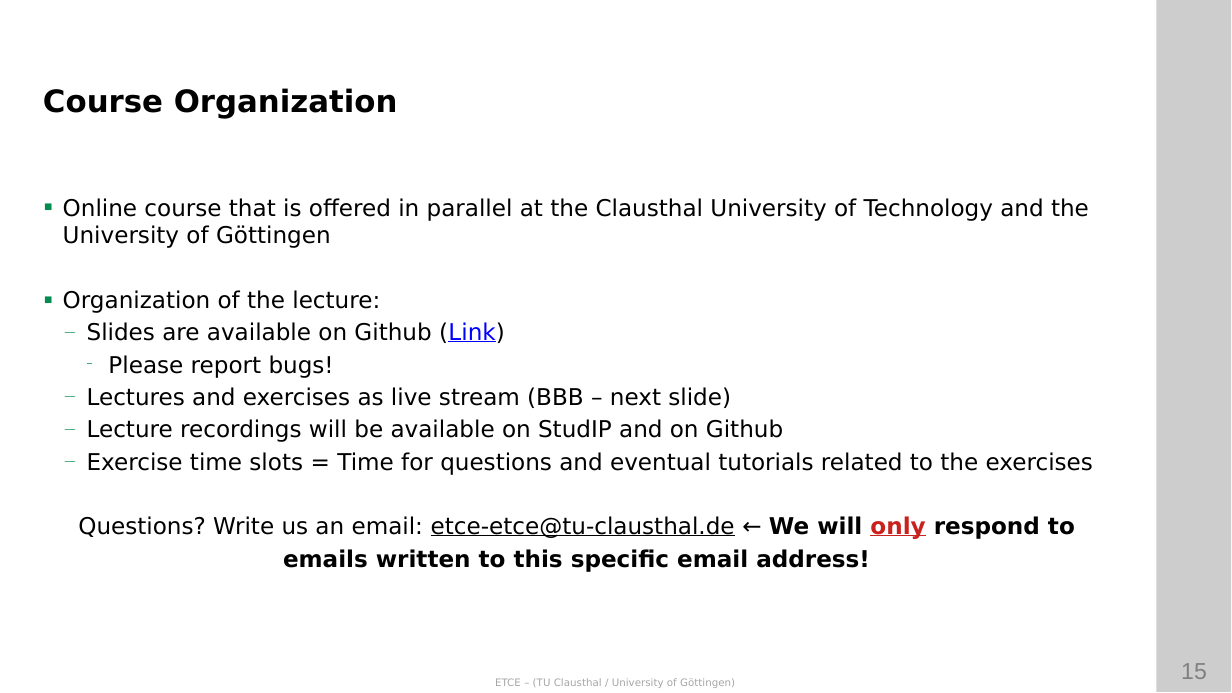
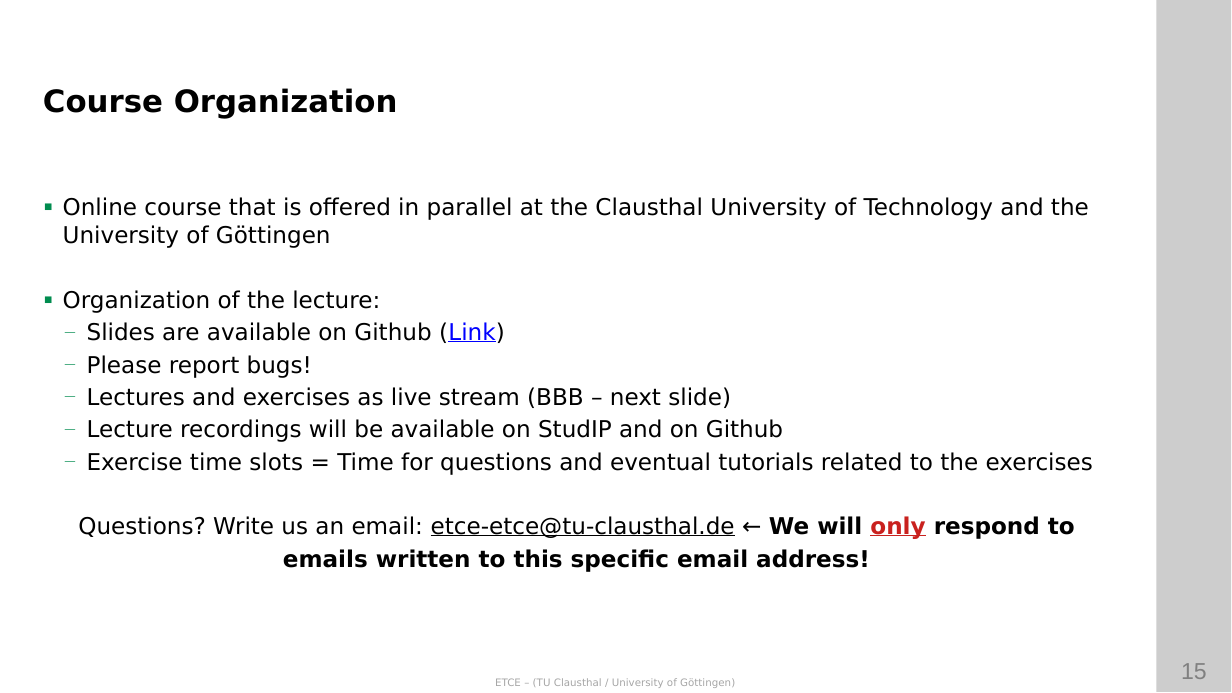
Before and after one commit to ETCE-LAB/teaching-material, a slide deck: slide 15 of Emerging-Technologies-for-the-Circular-Economy/ETCE-L00-Organization.pptx. Drawn at 1232x693 pixels with LibreOffice and Linux fonts; fonts in the diff are those of the drawing; background and template pictures are left out. Boxes give left, top, right and bottom in pixels: in the first picture for what was removed or moved away, otherwise in the second. Text is boxed around its words. In the diff, an @@ line names an element or a change of style, - is before the commit and + after.

```diff
--- a/Emerging-Technologies-for-the-Circular-Economy/ETCE-L00-Organization.pptx
+++ b/Emerging-Technologies-for-the-Circular-Economy/ETCE-L00-Organization.pptx
@@ text at [87, 355, 312, 378]: bullet − to —; list level 3 to 2 in "Please report bugs!" @@
```
Also in this commit, not shown: 1 other file.
